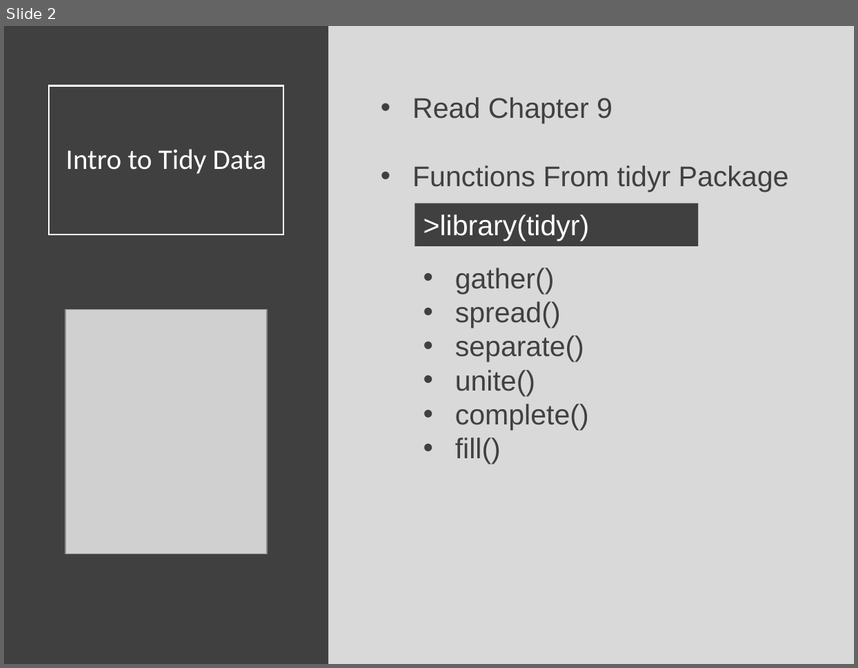
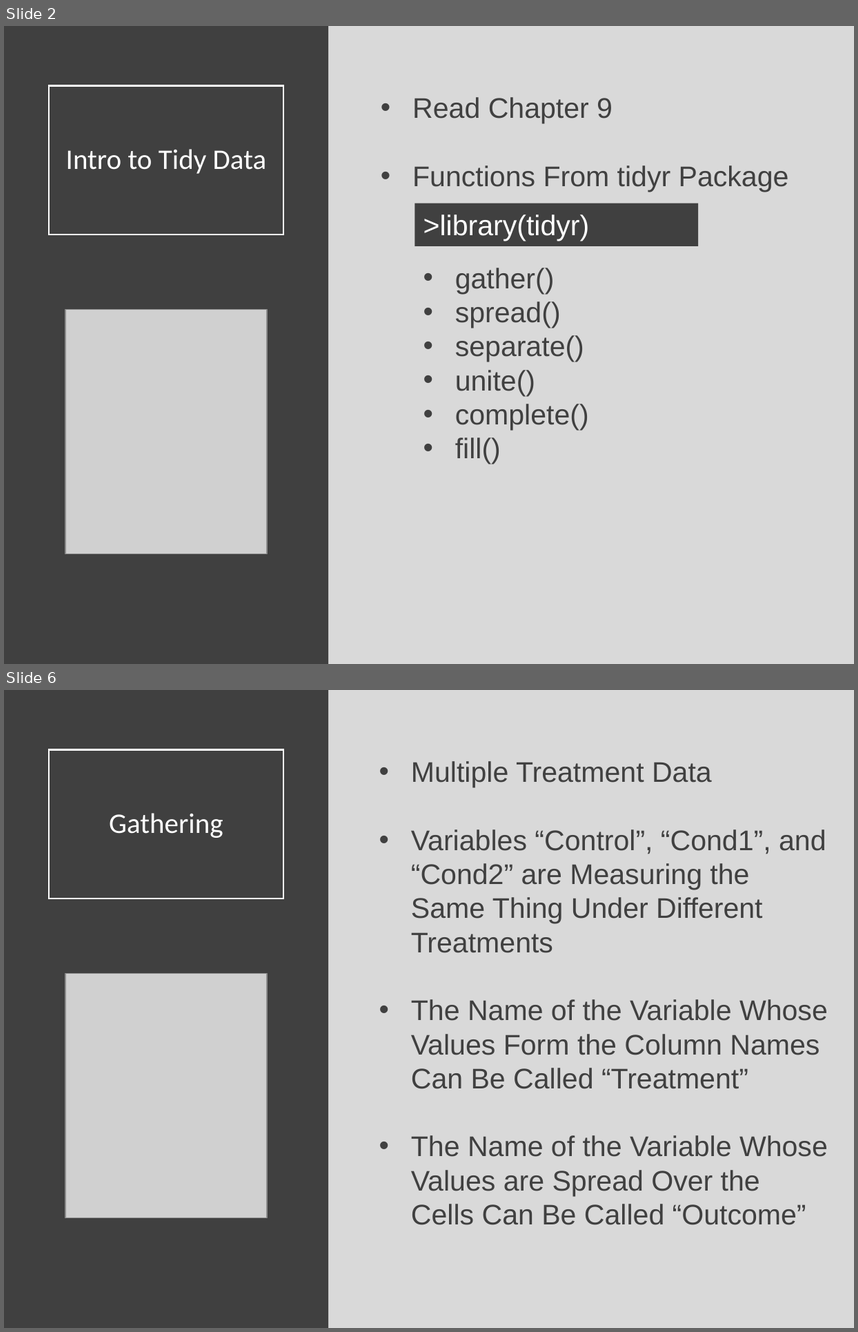
Before and after one commit to Yixf-Self/STOR320_WEBSITE, a slide deck: Lecture/Lecture 12/Lecture 12.pptx. Shown one above the other, each under a label of ours: slide 2 before the commit, slides 2 and 6 after it; the slides between them are not shown. The pictures are 858x668 and 858x1332 pixels, drawn with LibreOffice and Linux fonts; fonts in the diff are those of the drawing; grey boxes stand for pictures. Boxes give left, top, right and bottom in pixels: in the first picture for what was removed or moved away, otherwise in the second. Text is boxed around its words. In the diff, an @@ line names an element or a change of style, - is before the commit and + after.

Commit message:
Lecture 12 Commit

```diff
--- a/Lecture/Lecture 12/Lecture 12.pptx
+++ b/Lecture/Lecture 12/Lecture 12.pptx
@@ slide 6 added at [4, 690, 854, 1328], background #D9D9D9 @@
@@ rectangle added at [4, 690, 329, 1328], fill #404040 @@
@@ title added at [49, 749, 283, 898], outline #FFFFFF 1.5 pt, 24 pt, text #FFFFFF @@
+Gathering
@@ text added at [411, 761, 828, 1225], 24 pt, text #404040 @@
+• Multiple Treatment Data
+• Variables “Control”, “Cond1”, and “Cond2” are Measuring the Same Thing Under Different Treatments
+• The Name of the Variable Whose Values Form the Column Names Can Be Called “Treatment”
+• The Name of the Variable Whose Values are Spread Over the Cells Can Be Called “Outcome”
@@ picture added at [65, 973, 267, 1217] @@
```
Also in this commit, not shown: 26 other slides added, 1 slide removed, 8 other files.
